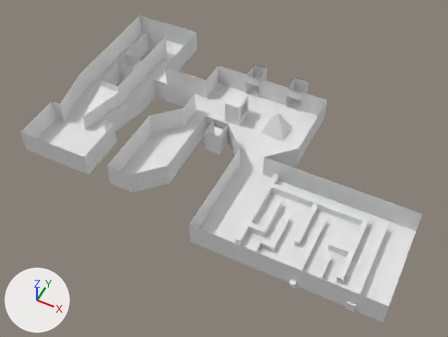
One commit to the glTF model assets/level.glb: the scene before it, then after it.
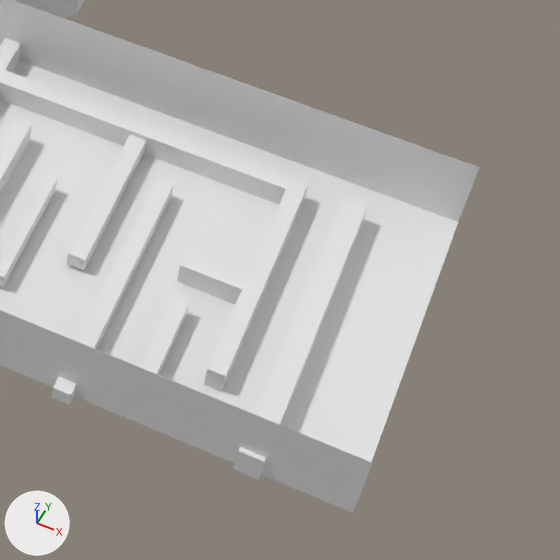
Each version is shown whole from a camera (50 mm lens) standing at (73.7, -64.1, 90.2) and looking at (37.2, 8.9, -0.9), then close up on the part from 61% to 100% of the width and 48% to 100% of the height. Every picture has the same lights, and +X, +Y and +Z are marked at lower left. The last two pictures show the newer version. Materials are left out; every surface is plain grey. Vertices at exactly the same position are counted once.

Objects in the first close-up: 'Plane', 'drkilint'.
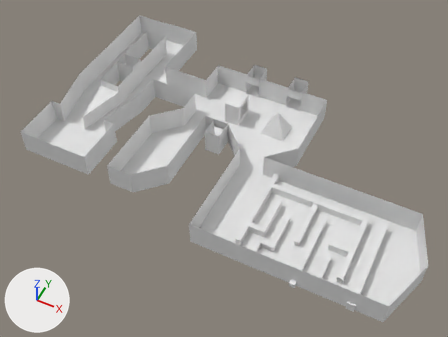
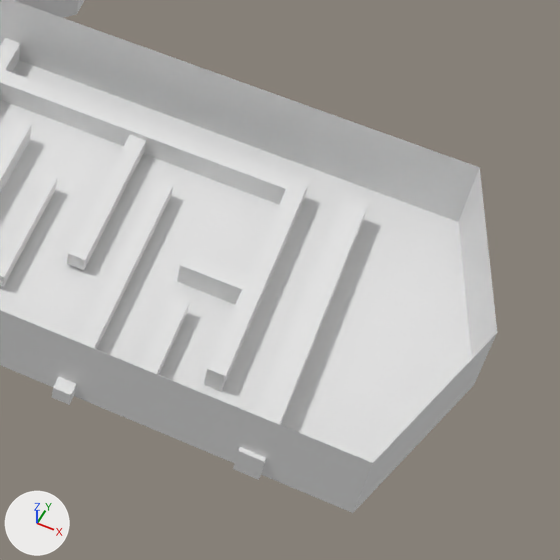
Boxes [x1, y1, x2, y2] around the edits, measured in the close-ups (560 x 560 px):
'Plane', reshaped: before [0, 0, 480, 513]; after [0, 0, 497, 513]
part 1 of me_plane, added: after [353, 168, 497, 513]

Edits to the bpy script that builds the scene:
```text
Change me_plane:
    used by ob_plane; location = (0.0, 0.0, 0.0)
    verts and faces of me_plane; kept vertices keep their numbers, new ones are numbered from 155
    before: 109 (75.0, 10.1, 0.0) at pixel (458, 222), 129 (75.0, -9.9, 0.0) at pixel (352, 513), 132 (75.0, -9.9, 5.0) at pixel (372, 462), 136 (75.0, 10.1, 5.0) at pixel (479, 167)
    remove me_plane.from_pydata(...)  # 155 vertices, 242 faces; spans x 0.0..75.0, y -9.9..38.8, z 0.0..5.0
    add me_plane.from_pydata(...)  # 205 vertices, 333 faces; spans x 0.0..78.5, y -9.9..38.8, z 0.0..5.0
    me_plane part 1
    add verts[203] = (78.5, 0.1, 0.0)  # pixel (474, 385)
    add verts[204] = (78.5, 0.1, 5.0)  # pixel (497, 332)
    add faces += [(109, 203, 204), (109, 204, 136), (129, 132, 203), (132, 204, 203), (109, 129, 203)]
    other edits to the shape of me_plane do not show in these pictures
```
